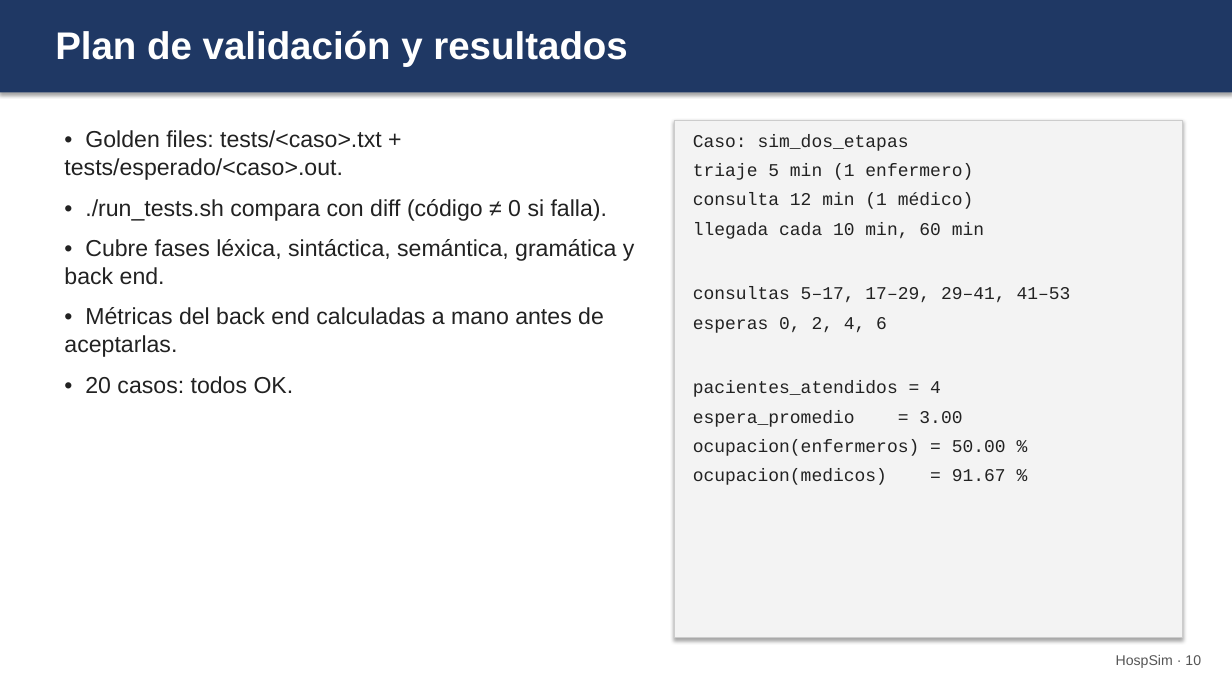
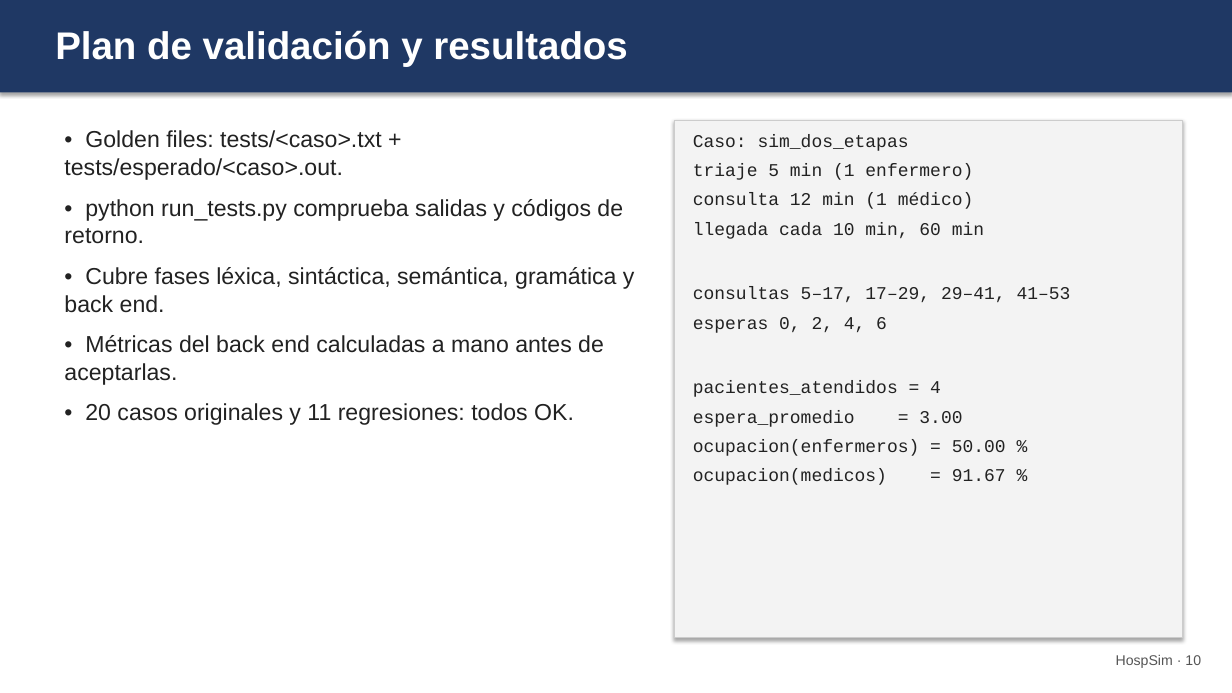
Before and after one commit to Jere348/HospSim, a slide deck: slide 10 of docs/presentacion/Presentacion_Hito2_HospSim.pptx. Drawn at 1232x693 pixels with LibreOffice and Linux fonts; fonts in the diff are those of the drawing. Boxes give left, top, right and bottom in pixels: in the first picture for what was removed or moved away, otherwise in the second. Text is boxed around its words. In the diff, an @@ line names an element or a change of style, - is before the commit and + after.

```diff
--- a/docs/presentacion/Presentacion_Hito2_HospSim.pptx
+++ b/docs/presentacion/Presentacion_Hito2_HospSim.pptx
@@ text at bbox=[64, 199, 623, 244]: text changed @@
-• ./run_tests.sh compara con diff (código ≠ 0 si falla).
+• python run_tests.py comprueba salidas y códigos de retorno.
@@ text at bbox=[85, 403, 574, 425]: text changed @@
-• 20 casos: todos OK.
+• 20 casos originales y 11 regresiones: todos OK.
```
Also in this commit, not shown: 5 other slides changed, 20 other files.
